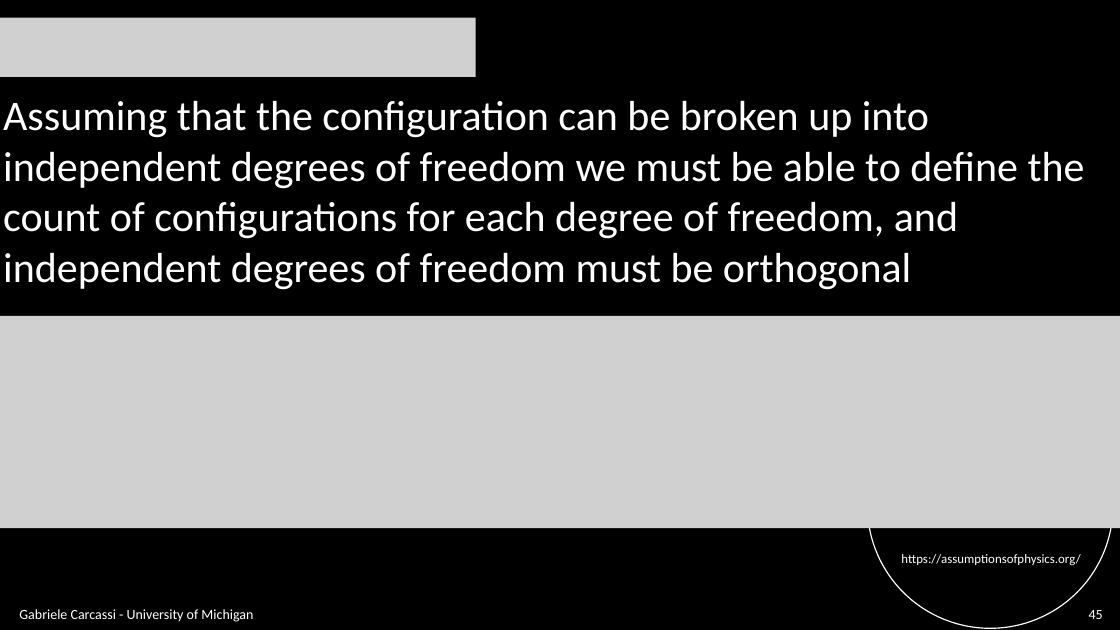
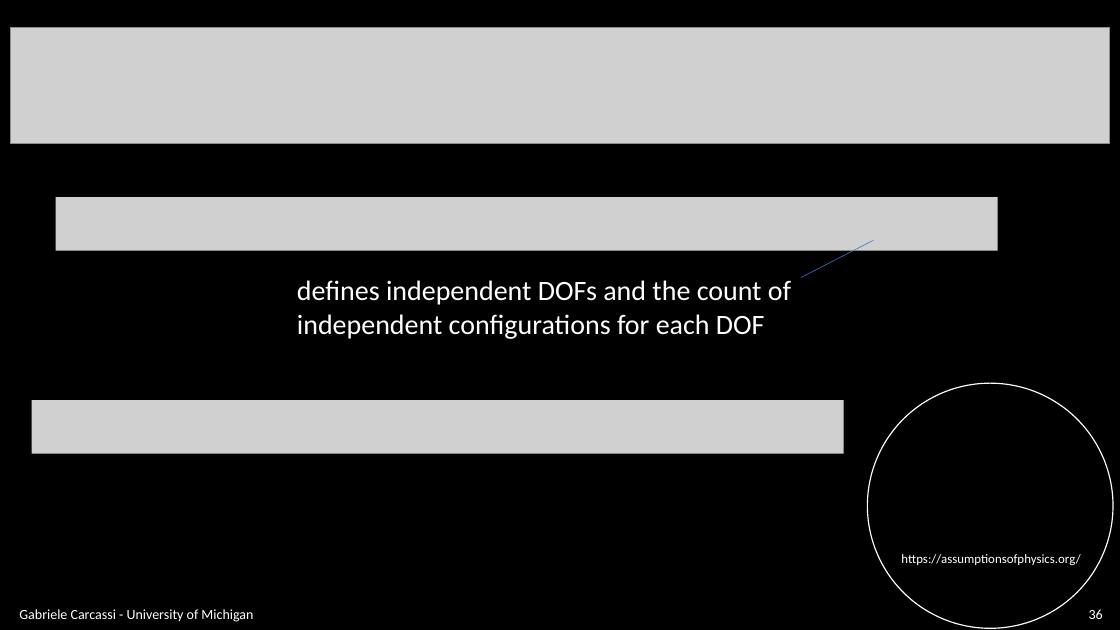
Before and after one commit to assumptionsofphysics/slides, a slide deck: slide 36 of BookCompanions-v2/RP-Class-4.pptx (slide 45 before the commit). Drawn at 1120x630 pixels with LibreOffice and Linux fonts; fonts in the diff are those of the drawing; grey boxes stand for pictures; background and template pictures are left out. Boxes give left, top, right and bottom in pixels: in the first picture for what was removed or moved away, otherwise in the second. Text is boxed around its words. In the diff, an @@ line names an element or a change of style, - is before the commit and + after.

```diff
--- a/BookCompanions-v2/RP-Class-4.pptx
+++ b/BookCompanions-v2/RP-Class-4.pptx
@@ picture removed at (x1=0, y1=18, x2=476, y2=77) @@
@@ picture added at (x1=10, y1=28, x2=1110, y2=144) @@
@@ picture added at (x1=55, y1=197, x2=998, y2=251) @@
@@ line added from (801, 278) to (874, 240), #4472C4 0.5 pt @@
@@ text at (x1=297, y1=280, x2=791, y2=339): text changed; size 36 to 24 pt @@
-Assuming that the configuration can be broken up into
-independent degrees of freedom we must be able to define the
-count of configurations for each degree of freedom, and
-independent degrees of freedom must be orthogonal
+defines independent DOFs and the count of
+independent configurations for each DOF
@@ picture removed at (x1=0, y1=316, x2=1120, y2=528) @@
@@ picture added at (x1=32, y1=400, x2=844, y2=454) @@
@@ page number at (x1=1089, y1=609, x2=1103, y2=619): text changed @@
-45
+36
```
Also in this commit, not shown: 20 other slides changed, 18 slides added, 21 slides removed, 1 other file.
